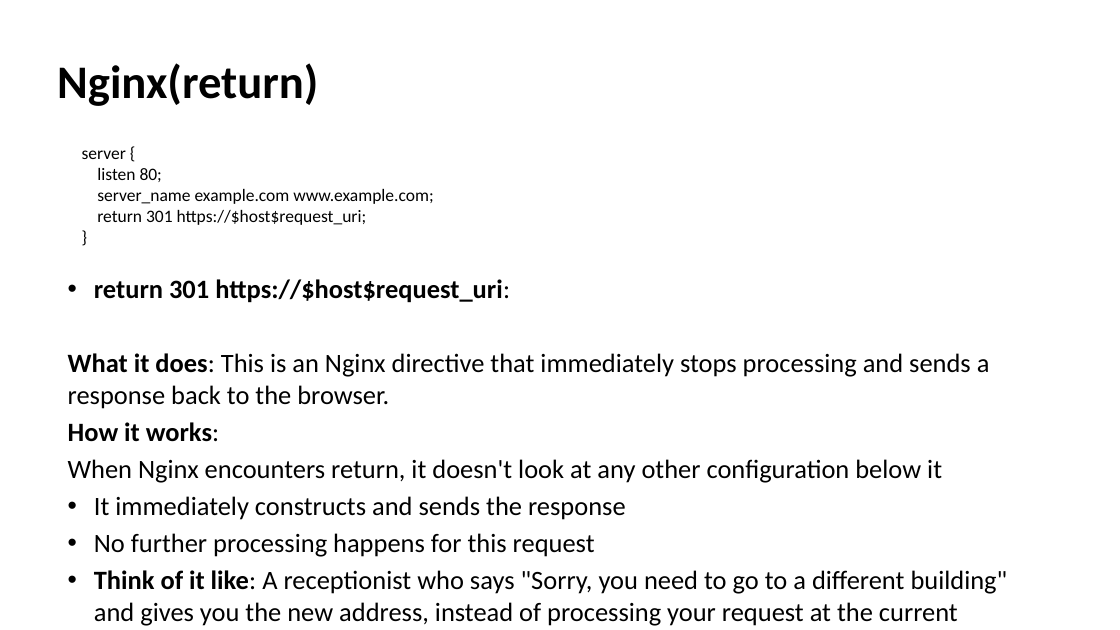
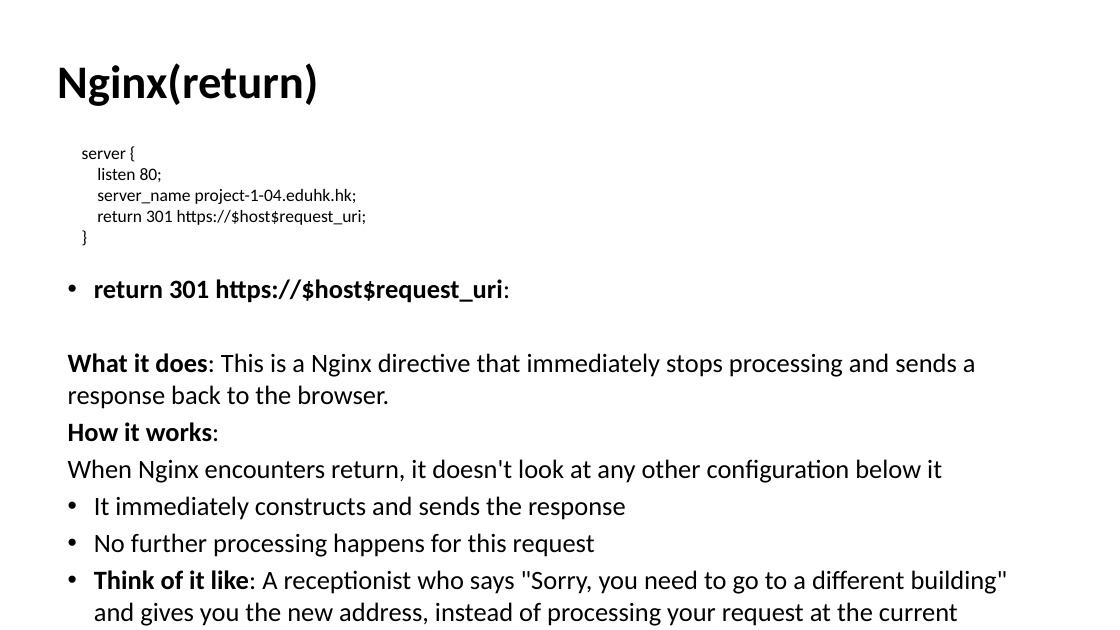
Before and after one commit to enoch-sit/proj01_chatbot_edu, a slide deck: slide 13 of week08/AI Agent Design III LangSmith-and-Evaluation-Frameworks.pptx. Drawn at 1120x630 pixels with LibreOffice and Linux fonts; fonts in the diff are those of the drawing. Boxes give left, top, right and bottom in pixels: in the first picture for what was removed or moved away, otherwise in the second. Text is boxed around its words. In the diff, an @@ line names an element or a change of style, - is before the commit and + after.

```diff
--- a/week08/AI Agent Design III LangSmith-and-Evaluation-Frameworks.pptx
+++ b/week08/AI Agent Design III LangSmith-and-Evaluation-Frameworks.pptx
@@ text at <box>97,189,357,204</box>: text changed @@
-server_name example.com www.example.com;
+server_name project-1-04.eduhk.hk;
@@ text at <box>68,353,976,409</box>: text changed @@
-What it does: This is an Nginx directive that immediately stops processing and sends a response back to the browser.
+What it does: This is a Nginx directive that immediately stops processing and sends a response back to the browser.
```
Also in this commit, not shown: 8 other slides changed, 7 slides added, 2 slides removed, 6 other files.
